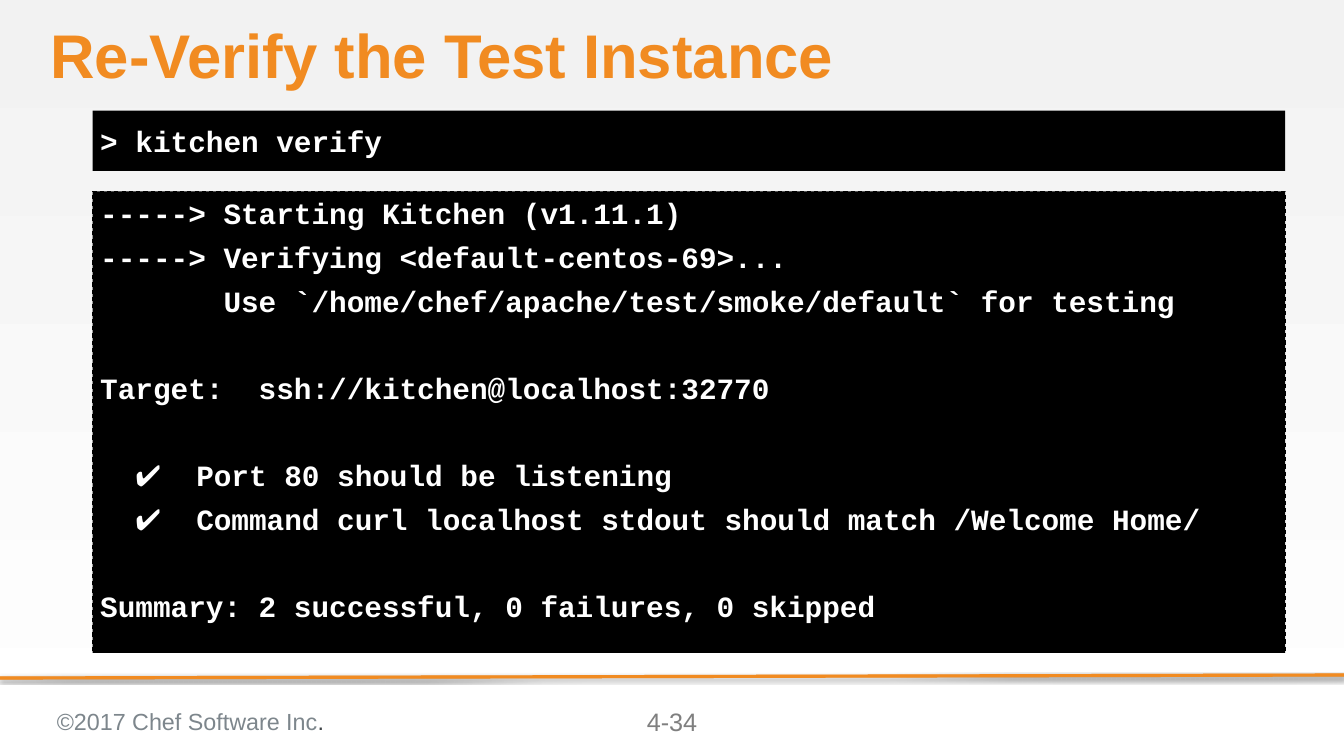
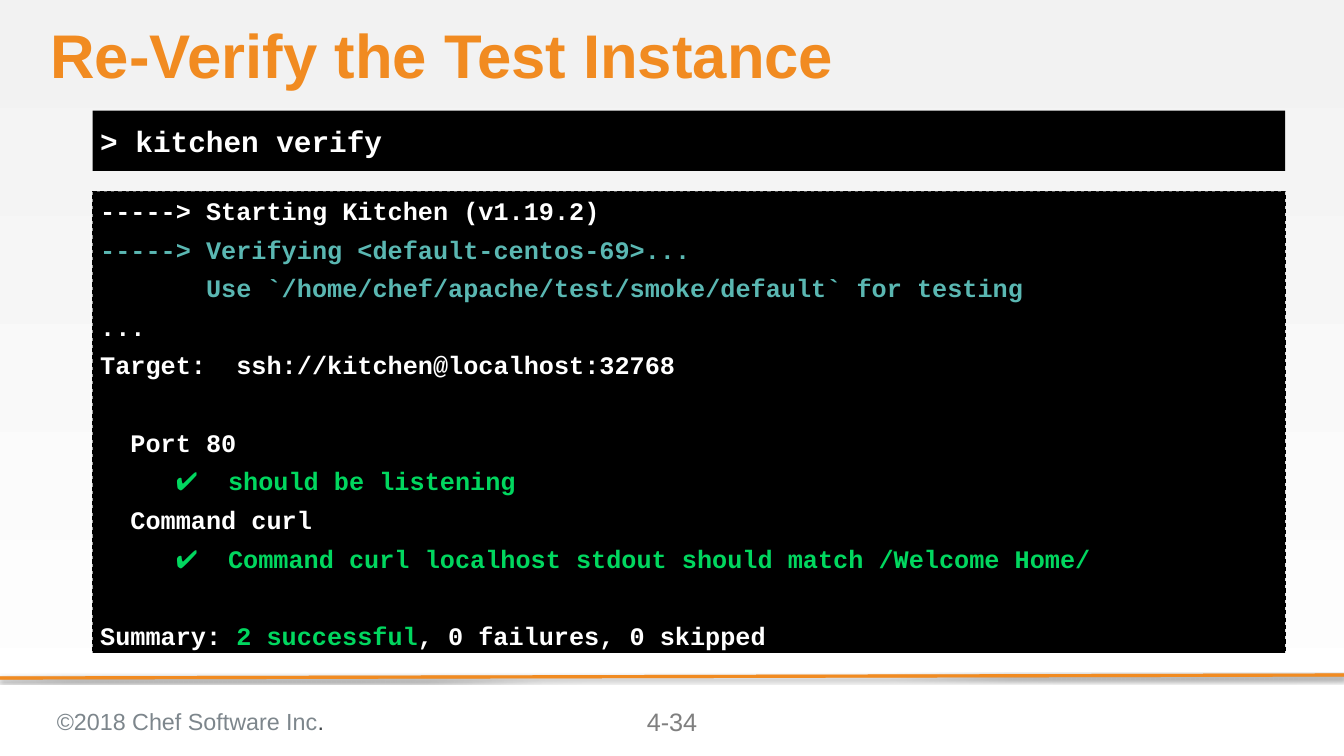
Before and after one commit to anidil18/chef-intermediate, a slide deck: slide 34 of 04-refactoring_cookbooks_with_tests.pptx. Drawn at 1344x756 pixels with LibreOffice and Linux fonts; fonts in the diff are those of the drawing; background and template pictures are left out. Boxes give left, top, right and bottom in pixels: in the first picture for what was removed or moved away, otherwise in the second. Text is boxed around its words. In the diff, an @@ line names an element or a change of style, - is before the commit and + after.

```diff
--- a/04-refactoring_cookbooks_with_tests.pptx
+++ b/04-refactoring_cookbooks_with_tests.pptx
@@ text at <box>206,201,599,226</box>: text changed; size 28 to 24 pt @@
------> Starting Kitchen (v1.11.1)
+-----> Starting Kitchen (v1.19.2)
@@ text at <box>100,240,1091,651</box>: size 28 to 24 pt in "-----> Verifying <default-centos-69>...", "Use `/home/chef/apache/test/smoke/default` for testing", "✔ Command curl localhost stdout should match ...", "Summary: 2 successful, 0 failures, 0 skipped"; text colour #FFFFFF to #5AB7B2 in "-----> Verifying <default-centos-69>...", "Use `/home/chef/apache/test/smoke/default` for testing"; text colour #FFFFFF to #01D75F in "✔ Command curl localhost stdout should match ...", "2 successful," @@
@@ text at <box>100,356,675,530</box>: text changed; size 28 to 24 pt @@
-Target: ssh://kitchen@localhost:32770
-✔ Port 80 should be listening
+...
+Target: ssh://kitchen@localhost:32768
+Port 80
+✔ should be listening
+Command curl
@@ text at <box>57,713,324,730</box>: text changed @@
-©2017 Chef Software Inc.
+©2018 Chef Software Inc.
```
Also in this commit, not shown: 51 other slides changed, 14 other files.
